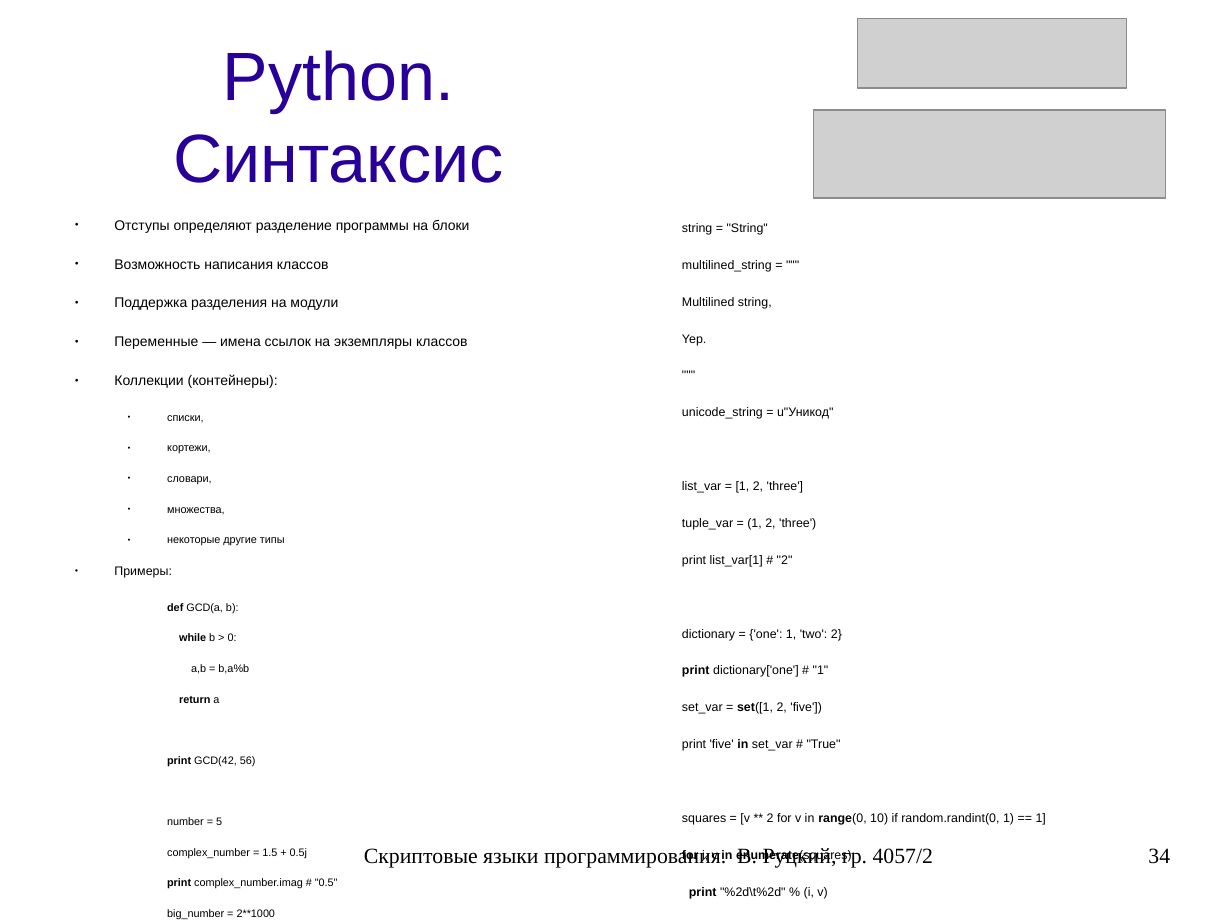
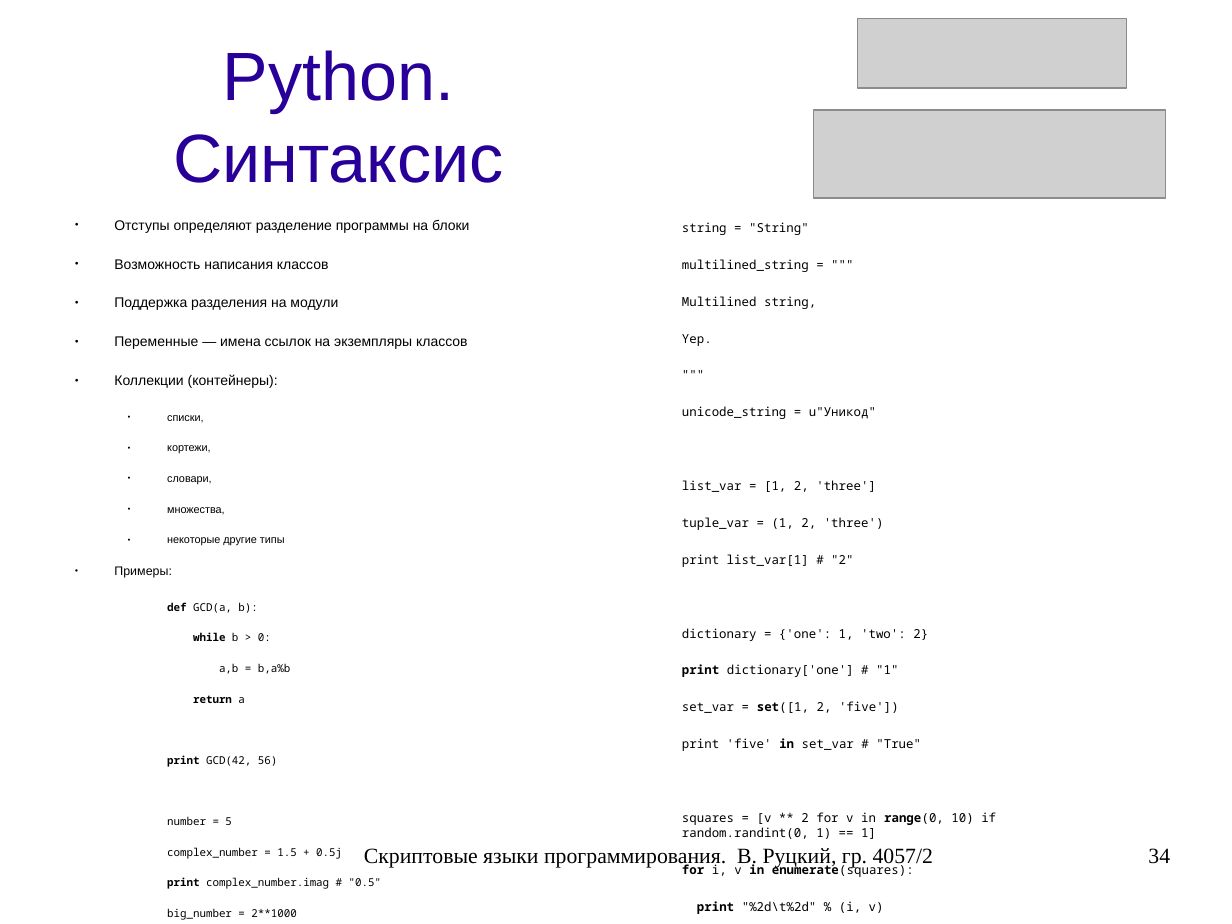
Before and after one commit to rutsky/semester07, a slide deck: slide 34 of Operation_systems/scripting_languages/40572_Rutsky_Scripting_languages.odp. Drawn at 1232x924 pixels with LibreOffice and Linux fonts; fonts in the diff are those of the drawing; grey boxes stand for pictures. Boxes give left, top, right and bottom in pixels: in the first picture for what was removed or moved away, otherwise in the second. Text is boxed around its words. In the diff, an @@ line names an element or a change of style, - is before the commit and + after.

```diff
--- a/Operation_systems/scripting_languages/40572_Rutsky_Scripting_languages.odp
+++ b/Operation_systems/scripting_languages/40572_Rutsky_Scripting_languages.odp
@@ text "string = "String"" at <box>682,222,996,914</box>: font Arial to Noto Sans Mono @@
@@ text at <box>167,602,381,920</box>: font Arial to Noto Sans Mono in "def GCD(a, b):", "while b > 0:", "a,b = b,a%b", "return a" and 6 more places @@
```
Also in this commit, not shown: 14 other slides changed.
